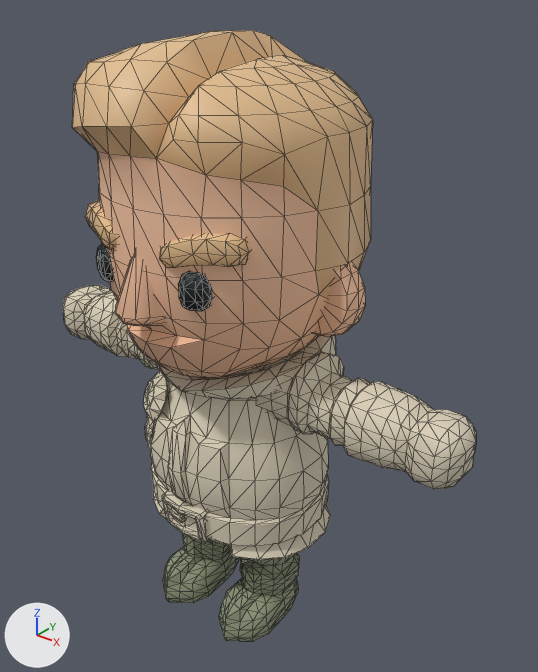
Two versions of the glTF model apps/rinne/public/simulator/assets/PROTAGONIST_VILLAGER_V1.glb, one commit apart.
Both versions are drawn from a camera (50 mm lens) standing at (1.361, -1.535, 1.989) and looking at (0.072, 0.076, 0.99). The axes (+X, +Y, +Z) are drawn at lower left. The lights are the same throughout. The picture after the commit comes second. Mesh edges are drawn as thin lines. Vertices at exactly the same position are counted once.

The first picture shows 'Protagonist_KnightPart_ArmLeft', 'Protagonist_KnightPart_ArmRight', 'Protagonist_KnightPart_Body', 'Protagonist_KnightPart_Head', 'Protagonist_KnightPart_LegLeft', 'Protagonist_KnightPart_LegRight'.
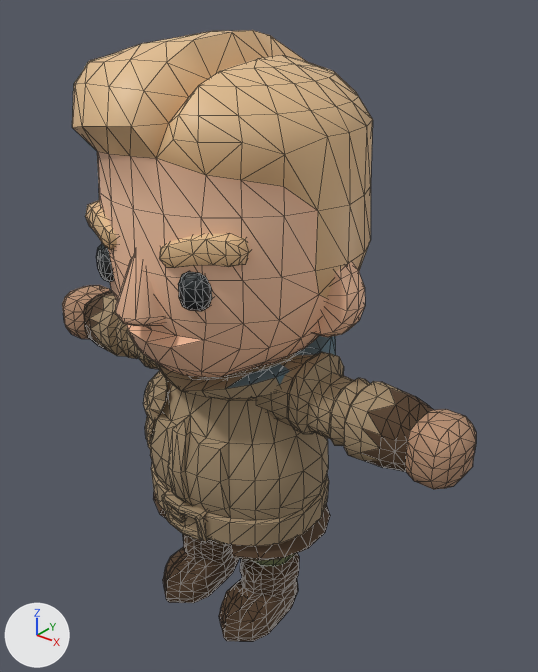
Commit message: build(characters): generate protagonist.villager.v1 DCC assets

Patch to the scene script:
```diff
--- a/apps/rinne/public/simulator/assets/PROTAGONIST_VILLAGER_V1.glb.py
+++ b/apps/rinne/public/simulator/assets/PROTAGONIST_VILLAGER_V1.glb.py
@@ mat_protagonist_linen @@
 mat_protagonist_linen = principled_material('PROTAGONIST_LINEN')
-mat_protagonist_linen.base_color = (0.72, 0.65, 0.5)  # pale yellow #ddd3bc
+mat_protagonist_linen.base_color = (0.36, 0.26, 0.15)  # beige #a28b6c
 mat_protagonist_linen.roughness = 0.86
@@ mat_protagonist_olive @@
 mat_protagonist_olive = principled_material('PROTAGONIST_OLIVE')
-mat_protagonist_olive.base_color = (0.3, 0.34, 0.22)  # greyish green #959e81
+mat_protagonist_olive.base_color = (0.15, 0.18, 0.075)  # dark green #6c764d
 mat_protagonist_olive.roughness = 0.86
@@ mat_protagonist_leather @@
+mat_protagonist_leather = principled_material('PROTAGONIST_LEATHER')
+mat_protagonist_leather.base_color = (0.085, 0.045, 0.02)  # brown #523c27
+mat_protagonist_leather.roughness = 0.86
@@ mat_protagonist_blue_gray @@
+mat_protagonist_blue_gray = principled_material('PROTAGONIST_BLUE_GRAY')
+mat_protagonist_blue_gray.base_color = (0.12, 0.2, 0.25)  # blue #617c89
+mat_protagonist_blue_gray.roughness = 0.86
@@ mat_protagonist_skin @@
+mat_protagonist_skin = principled_material('PROTAGONIST_SKIN')
+mat_protagonist_skin.base_color = (0.48, 0.28, 0.17)  # brown #b89073
+mat_protagonist_skin.roughness = 0.86
@@ me_cube_125 @@
 me_cube_125.from_pydata(...)  # 299 vertices, 594 faces; spans x 0.042..0.781, y -0.114..0.135, z 0.784..1.022
+# me_cube_125 part 1: 76 faces spanning x 0.522..0.642, y -0.101..0.132, z 0.787..0.989 switch from mat_protagonist_linen (pale yellow #ddd3bc) to mat_protagonist_leather (brown #523c27)
+# me_cube_125 part 2: 108 faces spanning x 0.642..0.781, y -0.093..0.093, z 0.791..0.969 switch from mat_protagonist_linen (pale yellow #ddd3bc) to mat_protagonist_skin (brown #b89073)
@@ me_cube_126 @@
 me_cube_126.from_pydata(...)  # 299 vertices, 594 faces; spans x -0.781..-0.042, y -0.114..0.135, z 0.784..1.022
+# me_cube_126 part 3: 76 faces spanning x -0.642..-0.522, y -0.101..0.132, z 0.787..0.989 switch from mat_protagonist_linen (pale yellow #ddd3bc) to mat_protagonist_leather (brown #523c27)
+# me_cube_126 part 4: 108 faces spanning x -0.781..-0.642, y -0.093..0.093, z 0.791..0.969 switch from mat_protagonist_linen (pale yellow #ddd3bc) to mat_protagonist_skin (brown #b89073)
@@ me_prototypepete_body_020 @@
 me_prototypepete_body_020.from_pydata(...)  # 540 vertices, 1052 faces; spans x -0.323..0.323, y -0.294..0.31, z 0.303..1.039
+# me_prototypepete_body_020 part 5: 119 faces spanning x -0.323..0.323, y -0.267..0.255, z 0.338..0.419 switch from mat_protagonist_linen (pale yellow #ddd3bc) to mat_protagonist_leather (brown #523c27)
+# me_prototypepete_body_020 part 6: 115 faces spanning x -0.288..0.288, y -0.204..0.31, z 0.909..1.039 switch from mat_protagonist_linen (pale yellow #ddd3bc) to mat_protagonist_blue_gray (blue #617c89)
@@ me_cube_128 @@
 me_cube_128.from_pydata(...)  # 240 vertices, 476 faces; spans x 0.039..0.232, y -0.241..0.106, z 0.0..0.425
+# me_cube_128 part 7: 323 faces spanning x 0.039..0.232, y -0.241..0.106, z 0.0..0.244 switch from mat_protagonist_olive (greyish green #959e81) to mat_protagonist_leather (brown #523c27)
@@ me_cube_127 @@
 me_cube_127.from_pydata(...)  # 240 vertices, 476 faces; spans x -0.232..-0.039, y -0.241..0.106, z 0.0..0.425
+# me_cube_127 part 8: 323 faces spanning x -0.232..-0.039, y -0.241..0.106, z 0.0..0.244 switch from mat_protagonist_olive (greyish green #959e81) to mat_protagonist_leather (brown #523c27)
```

Where the change shows, as pixel boxes [x1, y1, x2, y2] in the pictures (538 x 672 px):
'Protagonist_KnightPart_Body', recoloured, surface changed (pale yellow to brown)
    both: [144, 335, 336, 561]
'Protagonist_KnightPart_ArmLeft', recoloured, surface changed (pale yellow to brown)
    both: [241, 352, 476, 489]
'Protagonist_KnightPart_LegLeft', recoloured, surface changed
    both: [219, 553, 299, 642]
'Protagonist_KnightPart_ArmRight', recoloured, surface changed (pale yellow to brown)
    both: [62, 285, 158, 369]
'Protagonist_KnightPart_LegRight', recoloured, surface changed (greyish green to brown)
    both: [163, 534, 239, 603]
part 1 of me_cube_125, recoloured (pale yellow to brown)
    both: [362, 388, 433, 472]
part 2 of me_cube_125, recoloured (pale yellow to brown)
    both: [405, 409, 476, 489]
part 3 of me_cube_126, recoloured (pale yellow to brown)
    both: [83, 291, 114, 350]
part 4 of me_cube_126, recoloured (pale yellow to brown)
    both: [62, 285, 111, 339]
part 5 of me_prototypepete_body_020, recoloured
    both: [153, 492, 330, 561]
part 6 of me_prototypepete_body_020, recoloured (darker)
    both: [226, 335, 336, 389]
